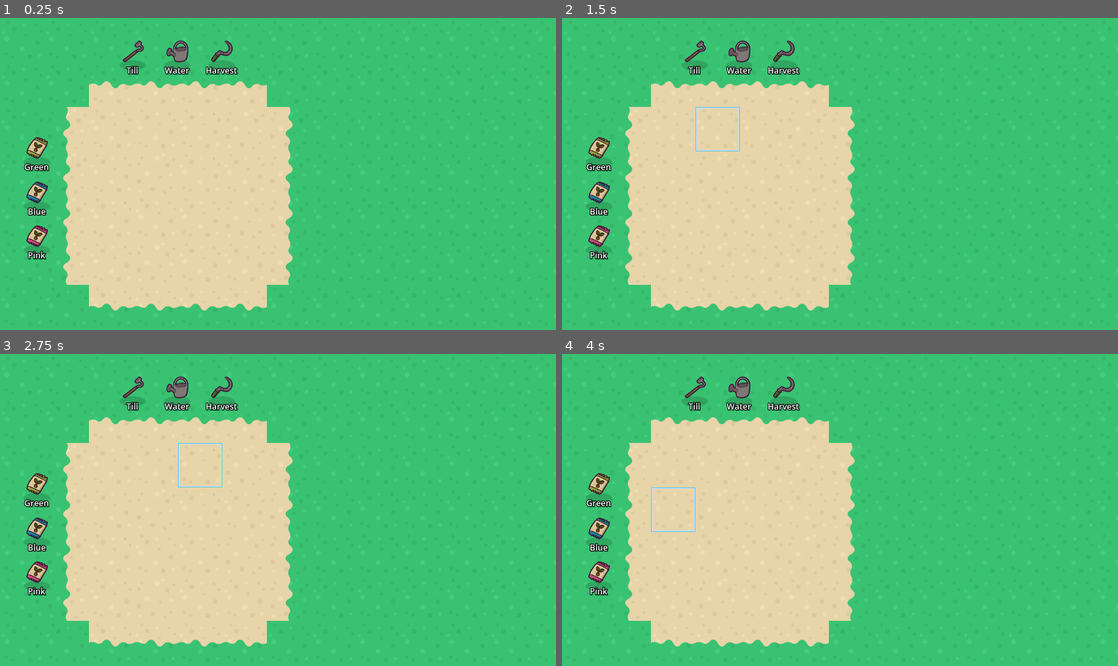
Above: before the commit, frames 1-4 (two rows, left to right).
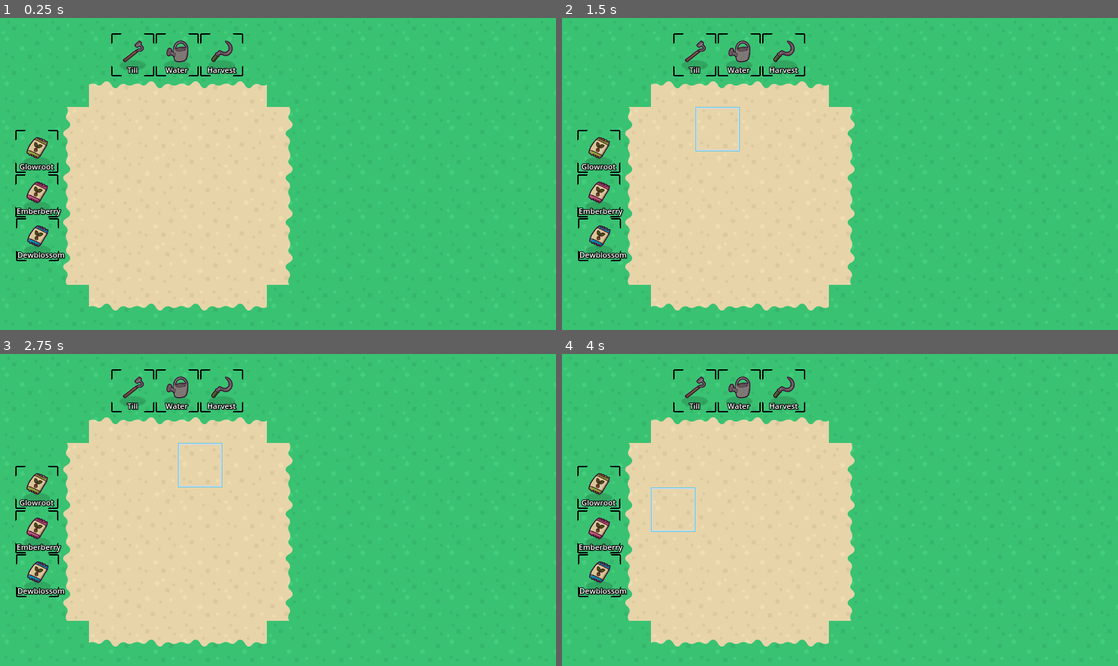
Above: after the commit, the same moments.

Repository: KurzweilTV/godotwild79
Game: Godot game, scene res://gameboard/Main.tscn
The game is run twice, just before and just after one commit, with the same random seed, the same clock (stepped at 60 frames per second) and the same inputs.
Inputs (mouse positions are in pixels of both pictures, inside the frame that each line leads up to):
- Up to frame 1 (0.25 s): no input
- Up to frame 2 (1.5 s): tap Enter at 0.5 s; move the mouse to (673, 130) at 0.52 s; click (673, 130) at 0.67 s; tap Space at 1.25 s; move the mouse to (717, 130) at 1.27 s; click (717, 130) at 1.42 s
- Up to frame 3 (2.75 s): tap Enter at 2 s; move the mouse to (200, 466) at 2.02 s; click (200, 466) at 2.17 s
- Up to frame 4 (4 s): tap Space at 2.75 s; move the mouse to (806, 466) at 2.77 s; click (806, 466) at 2.92 s; tap Enter at 3.5 s; move the mouse to (673, 510) at 3.52 s; click (673, 510) at 3.67 s

The runs differ from the first frame. In frame 1, 1.2% of the frame differs, in the area x 2-44%, y 4-78%; in frame 2, 1.2%; in frame 3, 1.2%; in frame 4, 1.2%.

Commit message:
closes data part of crop growth cycle

Diff:
--- /dev/null
+++ b/crops/resources/glowroot.tres
@@ -0,0 +1,15 @@
+[gd_resource type="Resource" script_class="Crop" load_steps=3 format=3 uid="uid://dlyk8fml2ohod"]
+
+[ext_resource type="Script" uid="uid://ddw5m4nnn0bf6" path="res://crops/scripts/crop_data.gd" id="1_gfgg6"]
+
+[sub_resource type="PlaceholderTexture2D" id="PlaceholderTexture2D_gfgg6"]
+size = Vector2(48, 48)
+
+[resource]
+script = ExtResource("1_gfgg6")
+crop_name = "Glowroot"
+growth_time = 10.0
+water_needed = 10.0
+sprite = SubResource("PlaceholderTexture2D_gfgg6")
+harvest_yield = 1
+metadata/_custom_type_script = "uid://ddw5m4nnn0bf6"
--- /dev/null
+++ b/crops/scripts/crop_data.gd
@@ -0,0 +1,8 @@
+class_name Crop
+extends Resource
+
+@export var crop_name: String
+@export var growth_time: float = 10.0  # Time in seconds
+@export var water_needed: float = 50.0  # Minimum water required to grow. Might remove?
+@export var sprite: Texture2D  # Crop sprite
+@export var harvest_yield: int = 1  # How much you get when harvested
--- a/gameboard/Main.tscn
+++ b/gameboard/Main.tscn
@@ -15,6 +15,7 @@
 [ext_resource type="Texture2D" uid="uid://bqj086smygr3h" path="res://tools/art/Seeds_Green.png" id="14_hhj1e"]
 [ext_resource type="Texture2D" uid="uid://cvhg42yytdm84" path="res://tools/art/HandScythe.png" id="14_jcyhx"]
 [ext_resource type="Texture2D" uid="uid://nhmphbsfa1f8" path="res://tools/art/Seeds_Blue.png" id="15_hhj1e"]
+[ext_resource type="Resource" uid="uid://dlyk8fml2ohod" path="res://crops/resources/glowroot.tres" id="15_qol7g"]
 [ext_resource type="Texture2D" uid="uid://b7qxvfgvv006w" path="res://tools/art/Seeds_Pink.png" id="16_jcyhx"]
 
 [sub_resource type="TileSetAtlasSource" id="TileSetAtlasSource_jcyhx"]
@@ -79,51 +80,227 @@
 
 [node name="GrowPlot1" parent="Plots" instance=ExtResource("9_kjxxd")]
 position = Vector2(160, 160)
+crop_planted = false
+crop_name = ""
+watered = false
+water_level = 0.0
+water_max = 100.0
+water_min = 0.0
+water_drying_rate = 7
+ready_to_till = true
+is_tilled = false
+ready_to_plant = false
+ready_to_harvest = false
 
 [node name="GrowPlot2" parent="Plots" instance=ExtResource("9_kjxxd")]
 position = Vector2(224, 160)
+crop_planted = false
+crop_name = ""
+watered = false
+water_level = 0.0
+water_max = 100.0
+water_min = 0.0
+water_drying_rate = 7
+ready_to_till = true
+is_tilled = false
+ready_to_plant = false
+ready_to_harvest = false
 
 [node name="GrowPlot3" parent="Plots" instance=ExtResource("9_kjxxd")]
 position = Vector2(288, 160)
+crop_planted = false
+crop_name = ""
+watered = false
+water_level = 0.0
+water_max = 100.0
+water_min = 0.0
+water_drying_rate = 7
+ready_to_till = true
+is_tilled = false
+ready_to_plant = false
+ready_to_harvest = false
 
 [node name="GrowPlot4" parent="Plots" instance=ExtResource("9_kjxxd")]
 position = Vector2(352, 160)
+crop_planted = false
+crop_name = ""
+watered = false
+water_level = 0.0
+water_max = 100.0
+water_min = 0.0
+water_drying_rate = 7
+ready_to_till = true
+is_tilled = false
+ready_to_plant = false
+ready_to_harvest = false
 
 [node name="GrowPlot5" parent="Plots" instance=ExtResource("9_kjxxd")]
 position = Vector2(160, 224)
+crop_planted = false
+crop_name = ""
+watered = false
+water_level = 0.0
+water_max = 100.0
+water_min = 0.0
+water_drying_rate = 7
+ready_to_till = true
+is_tilled = false
+ready_to_plant = false
+ready_to_harvest = false
 
 [node name="GrowPlot6" parent="Plots" instance=ExtResource("9_kjxxd")]
 position = Vector2(224, 224)
+crop_planted = false
+crop_name = ""
+watered = false
+water_level = 0.0
+water_max = 100.0
+water_min = 0.0
+water_drying_rate = 7
+ready_to_till = true
+is_tilled = false
+ready_to_plant = false
+ready_to_harvest = false
 
 [node name="GrowPlot7" parent="Plots" instance=ExtResource("9_kjxxd")]
 position = Vector2(288, 224)
+crop_planted = false
+crop_name = ""
+watered = false
+water_level = 0.0
+water_max = 100.0
+water_min = 0.0
+water_drying_rate = 7
+ready_to_till = true
+is_tilled = false
+ready_to_plant = false
+ready_to_harvest = false
 
 [node name="GrowPlot8" parent="Plots" instance=ExtResource("9_kjxxd")]
 position = Vector2(352, 224)
+crop_planted = false
+crop_name = ""
+watered = false
+water_level = 0.0
+water_max = 100.0
+water_min = 0.0
+water_drying_rate = 7
+ready_to_till = true
+is_tilled = false
+ready_to_plant = false
+ready_to_harvest = false
 
 [node name="GrowPlot9" parent="Plots" instance=ExtResource("9_kjxxd")]
 position = Vector2(160, 288)
+crop_planted = false
+crop_name = ""
+watered = false
+water_level = 0.0
+water_max = 100.0
+water_min = 0.0
+water_drying_rate = 7
+ready_to_till = true
+is_tilled = false
+ready_to_plant = false
+ready_to_harvest = false
 
 [node name="GrowPlot10" parent="Plots" instance=ExtResource("9_kjxxd")]
 position = Vector2(224, 288)
+crop_planted = false
+crop_name = ""
+watered = false
+water_level = 0.0
+water_max = 100.0
+water_min = 0.0
+water_drying_rate = 7
+ready_to_till = true
+is_tilled = false
+ready_to_plant = false
+ready_to_harvest = false
 
 [node name="GrowPlot11" parent="Plots" instance=ExtResource("9_kjxxd")]
 position = Vector2(288, 288)
+crop_planted = false
+crop_name = ""
+watered = false
+water_level = 0.0
+water_max = 100.0
+water_min = 0.0
+water_drying_rate = 7
+ready_to_till = true
+is_tilled = false
+ready_to_plant = false
+ready_to_harvest = false
 
 [node name="GrowPlot12" parent="Plots" instance=ExtResource("9_kjxxd")]
 position = Vector2(352, 288)
+crop_planted = false
+crop_name = ""
+watered = false
+water_level = 0.0
+water_max = 100.0
+water_min = 0.0
+water_drying_rate = 7
+ready_to_till = true
+is_tilled = false
+ready_to_plant = false
+ready_to_harvest = false
 
 [node name="GrowPlot13" parent="Plots" instance=ExtResource("9_kjxxd")]
 position = Vector2(160, 352)
+crop_planted = false
+crop_name = ""
+watered = false
+water_level = 0.0
+water_max = 100.0
+water_min = 0.0
+water_drying_rate = 7
+ready_to_till = true
+is_tilled = false
+ready_to_plant = false
+ready_to_harvest = false
 
 [node name="GrowPlot14" parent="Plots" instance=ExtResource("9_kjxxd")]
 position = Vector2(224, 352)
+crop_planted = false
+crop_name = ""
+watered = false
+water_level = 0.0
+water_max = 100.0
+water_min = 0.0
+water_drying_rate = 7
+ready_to_till = true
+is_tilled = false
+ready_to_plant = false
+ready_to_harvest = false
 
 [node name="GrowPlot15" parent="Plots" instance=ExtResource("9_kjxxd")]
 position = Vector2(288, 352)
+crop_planted = false
+crop_name = ""
+watered = false
+water_level = 0.0
+water_max = 100.0
+water_min = 0.0
+water_drying_rate = 7
+ready_to_till = true
+is_tilled = false
+ready_to_plant = false
+ready_to_harvest = false
 
 [node name="GrowPlot16" parent="Plots" instance=ExtResource("9_kjxxd")]
 position = Vector2(352, 352)
+crop_planted = false
+crop_name = ""
+watered = false
+water_level = 0.0
+water_max = 100.0
+water_min = 0.0
+water_drying_rate = 7
+ready_to_till = true
+is_tilled = false
+ready_to_plant = false
+ready_to_harvest = false
 
 [node name="Tools" type="Node2D" parent="."]
 
@@ -147,18 +324,20 @@
 
 [node name="SeedPlot1" parent="Tools" instance=ExtResource("10_1m0n5")]
 position = Vector2(53, 192)
-tool_name = "Seeds"
-tool_function = "Green"
+tool_name = "Glowroot"
+tool_function = "Glowroot"
 icon = ExtResource("14_hhj1e")
+is_seed = true
+crop = ExtResource("15_qol7g")
 
 [node name="SeedPlot2" parent="Tools" instance=ExtResource("10_1m0n5")]
 position = Vector2(53, 256)
-tool_name = "Seed"
-tool_function = "Blue"
+tool_name = "Emberberry"
+tool_function = "Emberberry"
+icon = ExtResource("16_jcyhx")
+
+[node name="SeedPlot3" parent="Tools" instance=ExtResource("10_1m0n5")]
+position = Vector2(54, 319)
+tool_name = "Dewblossom"
+tool_function = "Dewblossom"
 icon = ExtResource("15_hhj1e")
-
-[node name="SeedPlot3" parent="Tools" instance=ExtResource("10_1m0n5")]
-position = Vector2(53, 319)
-tool_name = "Seed"
-tool_function = "Pink"
-icon = ExtResource("16_jcyhx")
--- a/gameboard/scenes/ToolPlot.tscn
+++ b/gameboard/scenes/ToolPlot.tscn
@@ -1,7 +1,8 @@
-[gd_scene load_steps=7 format=3 uid="uid://d4ee5fxan4i06"]
+[gd_scene load_steps=8 format=3 uid="uid://d4ee5fxan4i06"]
 
 [ext_resource type="Script" uid="uid://wy8ivtrdu6fk" path="res://gameboard/scenes/scripts/tool_plot.gd" id="1_i0gku"]
 [ext_resource type="Texture2D" uid="uid://bbwnqbyqmekyq" path="res://tools/art/HandRake.png" id="2_0yqva"]
+[ext_resource type="Texture2D" uid="uid://dqx7s2q5pww3g" path="res://tools/art/placement_bracket.png" id="2_dam0o"]
 [ext_resource type="Texture2D" uid="uid://bg3p6kl3j40nm" path="res://gameboard/art/highlight.png" id="2_jbbna"]
 [ext_resource type="Texture2D" uid="uid://c0bvbpbwk0nx8" path="res://tools/art/shadow.png" id="3_dam0o"]
 
@@ -9,7 +10,7 @@
 size = Vector2(58, 58)
 
 [sub_resource type="LabelSettings" id="LabelSettings_i0gku"]
-font_size = 12
+font_size = 11
 outline_size = 4
 outline_color = Color(0, 0, 0, 1)
 shadow_size = 4
@@ -18,6 +19,10 @@
 [node name="ToolPlot" type="Area2D"]
 texture_filter = 2
 script = ExtResource("1_i0gku")
+
+[node name="PlacementBracket" type="Sprite2D" parent="."]
+texture_filter = 1
+texture = ExtResource("2_dam0o")
 
 [node name="ToolIcon" type="Sprite2D" parent="."]
 z_index = 5
@@ -35,6 +40,8 @@
 
 [node name="Highlight" type="Sprite2D" parent="."]
 visible = false
+z_index = 5
+z_as_relative = false
 texture = ExtResource("2_jbbna")
 
 [node name="DetectionArea" type="CollisionShape2D" parent="."]
@@ -44,9 +51,9 @@
 [node name="ToolLabel" type="Label" parent="."]
 texture_filter = 1
 offset_left = -29.0
-offset_top = 14.0
+offset_top = 13.0
 offset_right = 29.0
-offset_bottom = 31.0
+offset_bottom = 30.0
 text = "Tool"
 label_settings = SubResource("LabelSettings_i0gku")
 horizontal_alignment = 1
--- a/gameboard/scenes/scripts/grow_plot.gd
+++ b/gameboard/scenes/scripts/grow_plot.gd
@@ -2,6 +2,8 @@
 extends Area2D
 
 var water_icon : Sprite2D
+var is_growing : bool
+var growth_amount : float
 
 @export var crop_planted : bool
 @export var crop_name : String
@@ -10,35 +12,84 @@
 @export var water_level : float = 0
 @export var water_max : float = 100
 @export var water_min : float = 0
-@export var water_can_amount : float = 40
-@export var water_drying_rate : int = 5
+@export var water_drying_rate : int = 7
 @export_category("Tilling")
 @export var ready_to_till : bool = true
 @export var is_tilled : bool = false
 @export_category("Planting")
 @export var ready_to_plant : bool = false
+@export var planted_crop : Crop
+@export_category("Harvesting")
+@export var ready_to_harvest : bool = false
 
 @onready var tilled_icon: Sprite2D = $TilledIcon
 @onready var highlight: Sprite2D = $Highlight
+
+var is_mouse_over: bool = false
 
 func _ready() -> void:
 	water_icon = get_node_or_null("WaterIcon")
 
 func _process(delta: float) -> void:
 	_water_drain(delta)
+	_handle_plant_growth(delta)
+
+	# allow player to just sweep the mouse
+	if is_mouse_over and GlobalCursor.is_holding_tool and Input.is_mouse_button_pressed(MOUSE_BUTTON_LEFT):
+		_handle_tool_usage()
 
 func _handle_tool_usage():
 	match GlobalCursor.tool_held:
 		"WaterBucket":
-			#print("Watering Plot: ", name)
-			change_water(water_can_amount)
+			change_water(100)
 		"Hoe":
-			#print("Tilling Plot: ", name)
 			till_ground()
 		"Scythe":
-			print("Harvesting Plot: ", name)
+			harvest_crop()
 		_:
-			print("Unknown tool used on: ", name)
+			_plant_crop(GlobalCursor.held_seed)
+
+func harvest_crop():
+	#print("Harvesting Plot: ", name)
+
+	if not ready_to_harvest:
+		return
+
+	crop_planted = false
+	crop_name = ""
+	planted_crop = null
+	ready_to_harvest = false
+	is_growing = false
+	watered = false
+	ready_to_plant = false
+	is_tilled = false
+	ready_to_till = true
+	water_level = 0
+	growth_amount = 0.0
+	tilled_icon.hide()
+
+func _plant_crop(crop : Crop):
+	if ready_to_plant and is_tilled:
+		#print("Planting: ", crop.crop_name)
+		ready_to_plant = false
+		crop_planted = true
+		planted_crop = crop
+
+func _handle_plant_growth(delta):
+	if not crop_planted or not planted_crop:
+		return  # No crop planted, exit early
+
+	if water_level < planted_crop.water_needed:
+		return  # Not enough water to grow
+
+	growth_amount += delta / planted_crop.growth_time
+	growth_amount = clamp(growth_amount, 0.0, 1.0)
+
+	if growth_amount >= 1.0:
+		ready_to_harvest = true
+		is_growing = false
+	else:
+		is_growing = true
 
 #region ToolUsage
 func till_ground():
@@ -62,13 +113,13 @@
 func _on_input_event(_viewport: Node, event: InputEvent, _shape_idx: int) -> void:
 	if event is InputEventMouseButton and event.pressed:
 		if GlobalCursor.is_holding_tool and event.button_index == MOUSE_BUTTON_LEFT:
-			#print("Clicked ", name, " while holding ", GlobalCursor.tool_held)
 			_handle_tool_usage()
-
 
 func _on_mouse_entered() -> void:
 	highlight.show()
+	is_mouse_over = true
 
 func _on_mouse_exited() -> void:
 	highlight.hide()
+	is_mouse_over = false
 #endregion
--- a/gameboard/scenes/scripts/tool_plot.gd
+++ b/gameboard/scenes/scripts/tool_plot.gd
@@ -6,9 +6,13 @@
 @export var tool_name : String
 @export var tool_function : String
 @export var icon : Texture2D
+@export_category("Seed")
+@export var is_seed : bool
+@export var crop : Crop
 
 @onready var tool_icon: Sprite2D = $ToolIcon
 @onready var tool_label: Label = $ToolLabel
+@onready var highlight: Sprite2D = $Highlight
 
 func _ready() -> void:
 	if icon:
@@ -26,6 +30,7 @@
 		#print("Picked up %s" % tool_name)
 		tool_present = false
 		GlobalCursor.is_holding_tool = true
+		GlobalCursor.held_seed = crop
 		GlobalCursor.tool_held = tool_name
 		GlobalCursor.set_custom_cursor(icon)
 		tool_icon.hide()
@@ -35,3 +40,11 @@
 		GlobalCursor.is_holding_tool = false
 		GlobalCursor.reset_custom_cursor()
 		tool_icon.show()
+
+
+func _on_mouse_entered() -> void:
+	highlight.show()
+
+
+func _on_mouse_exited() -> void:
+	highlight.hide()
--- a/globals/cursor_handler.gd
+++ b/globals/cursor_handler.gd
@@ -2,6 +2,7 @@
 
 var is_holding_tool : bool
 var tool_held : String
+var held_seed : Crop
 
 func set_custom_cursor(icon: Texture2D):
 	Input.set_custom_mouse_cursor(icon, Input.CURSOR_ARROW, icon.get_size() / 2)
Not shown, added: crops/scripts/crop_data.gd.uid
Not shown: 1 places in gameboard/Main.tscn that only renumber resources
Binary file added: tools/art/placement_bracket.aseprite
Binary file added: tools/art/placement_bracket.png
